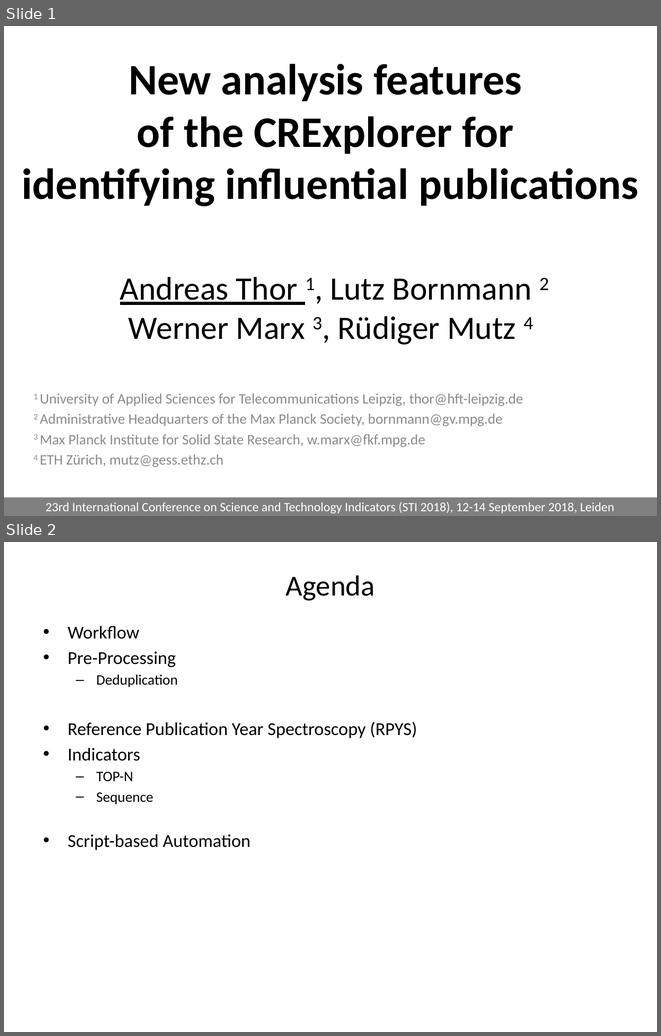
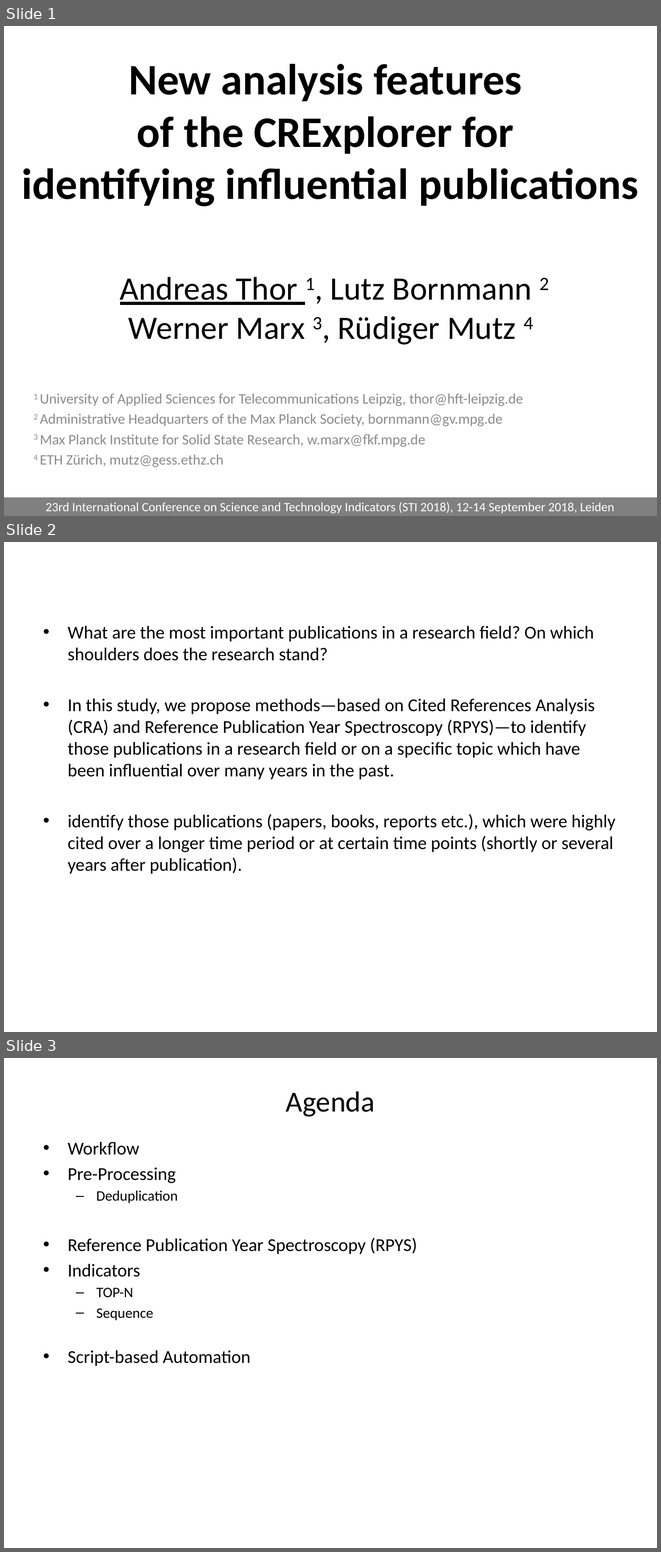
Before and after one commit to andreas-thor/cre, a slide deck: docs/slides/cre_overview.pptx. Shown one above the other, each under a label of ours: slides 1 and 2 before the commit, slides 1, 2 and 3 after it. The pictures are 661x1036 and 661x1552 pixels, drawn with LibreOffice and Linux fonts; fonts in the diff are those of the drawing. Boxes give left, top, right and bottom in pixels: in the first picture for what was removed or moved away, otherwise in the second. Text is boxed around its words. In the diff, an @@ line names an element or a change of style, - is before the commit and + after.

```diff
--- a/docs/slides/cre_overview.pptx
+++ b/docs/slides/cre_overview.pptx
@@ slide 2 added at box(4, 542, 657, 1032), background #FFFFFF @@
@@ text added at box(68, 626, 616, 874), 20 pt, text #000000 @@
+• What are the most important publications in a research field? On which shoulders does the research stand?
+• In this study, we propose methods—based on Cited References Analysis (CRA) and Reference Publication Year Spectroscopy (RPYS)—to identify those publications in a research ﬁeld or on a speciﬁc topic which have been inﬂuential over many years in the past.
+• identify those publications (papers, books, reports etc.), which were highly cited over a longer time period or at certain time points (shortly or several years after publication).
@@ what was slide 2 is now slide 3 @@
```
Also in this commit, not shown: 2 slides changed, 4 other slides added, 1 slide removed.
